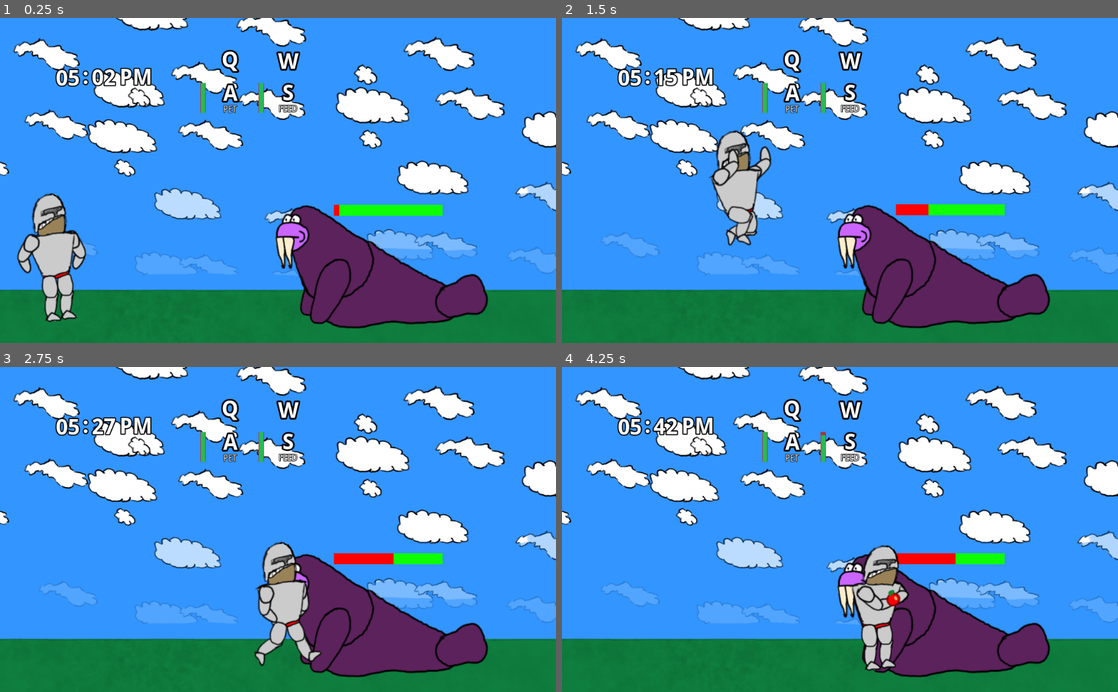
Above: before the commit, frames 1-4 (two rows, left to right).
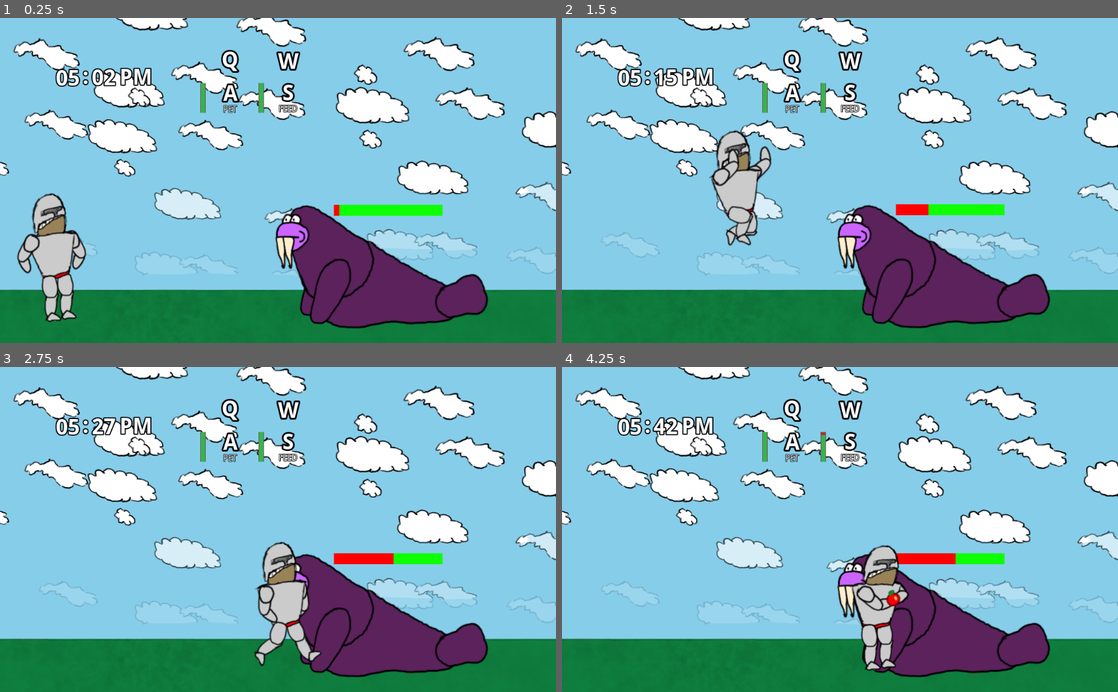
Above: after the commit, the same moments.

Repository: Wall-Dough/unstable
Game: Godot game, scene res://level/Level.tscn
Same seed, same stepped clock (60 frames per second), same inputs: the game is played once before the commit and once after it.
Inputs:
- Up to frame 1 (0.25 s): no input
- Up to frame 2 (1.5 s): hold Right (move_right) 0.53-1.28 s; hold S (give) 0.53-1.28 s; tap Up (jump) at 0.77 s; hold A (kick_left) from 1.28 s (still down); tap S (give) at 1.35 s
- Up to frame 3 (2.75 s): tap Up (jump) at 1.52 s; release A (kick_left) at 2.03 s; hold Right (move_right) from 2.03 s (still down); hold S (give) from 2.03 s (still down)
- Up to frame 4 (4.25 s): release S (give) at 2.78 s; tap S (give) at 2.85 s; tap Up (jump) at 3.02, 3.77 s; release Right (move_right) at 3.53 s; hold A (kick_left) from 3.53 s (still down); hold S (give) from 3.53 s (still down)

The runs differ from the first frame. In frame 1, 65% of the frame differs, in the area x 0-100%, y 0-84%; in frame 2, 65%; in frame 3, 66%; in frame 4, 67%.

Commit message:
Very basic day/night

Diff:
--- a/level/Level.tscn
+++ b/level/Level.tscn
@@ -8,6 +8,7 @@
 [ext_resource path="res://fonts/droid-sans/DroidSans-Bold.ttf" type="DynamicFontData" id=6]
 [ext_resource path="res://level/time.gd" type="Script" id=7]
 [ext_resource path="res://images/background.png" type="Texture" id=8]
+[ext_resource path="res://level/sky.gd" type="Script" id=9]
 
 [sub_resource type="RectangleShape2D" id=1]
 extents = Vector2( 1000, 50 )
@@ -30,13 +31,14 @@
 position = Vector2( 41.9618, 123.325 )
 scale = Vector2( 0.655898, 0.655898 )
 
-[node name="Polygon2D" type="Polygon2D" parent="background"]
+[node name="sky" type="Polygon2D" parent="background"]
 position = Vector2( -175.489, -83.001 )
 scale = Vector2( 0.75, 0.75 )
 color = Color( 0.203922, 0.588235, 1, 1 )
 polygon = PoolVector2Array( 0, 0, 3000, 0, 3000, 3000, 0, 3000 )
+script = ExtResource( 9 )
 
-[node name="overlay" type="Polygon2D" parent="background/Polygon2D"]
+[node name="overlay" type="Polygon2D" parent="background/sky"]
 position = Vector2( -3.1954, -1.84027 )
 scale = Vector2( 0.655898, 0.655898 )
 texture = ExtResource( 8 )
@@ -136,3 +138,4 @@
 
 [connection signal="bed_time" from="Monster" to="Player" method="_on_Monster_bed_time"]
 [connection signal="time_change" from="time" to="Monster" method="_on_time_time_change"]
+[connection signal="time_change" from="time" to="background/sky" method="_on_time_time_change"]
--- /dev/null
+++ b/level/sky.gd
@@ -0,0 +1,23 @@
+extends Polygon2D
+
+
+# Declare member variables here. Examples:
+# var a = 2
+# var b = "text"
+
+
+# Called when the node enters the scene tree for the first time.
+func _ready():
+	pass # Replace with function body.
+
+# Called every frame. 'delta' is the elapsed time since the previous frame.
+#func _process(delta):
+#	pass
+
+
+func _on_time_time_change(time):
+	var hours = int(time / 60) % 24
+	if hours <= 6 or hours >= 20:
+		set_color(Color.midnightblue)
+	else:
+		set_color(Color.skyblue)
--- a/level/time.gd
+++ b/level/time.gd
@@ -14,12 +14,13 @@
 
 # Called when the node enters the scene tree for the first time.
 func _ready():
-	pass # Replace with function body.
+	emit_signal("time_change", floor(time))
 
 func display_time():
 	var fixed_time = int(time) % max_time
 	var am_pm = "AM"
 	var hours = floor(fixed_time / 60)
+	var mil_hours = hours
 	if hours >= 12:
 		am_pm = "PM"
 	if hours == 0:
Not shown: 1 places in level/Level.tscn that only renumber resources
